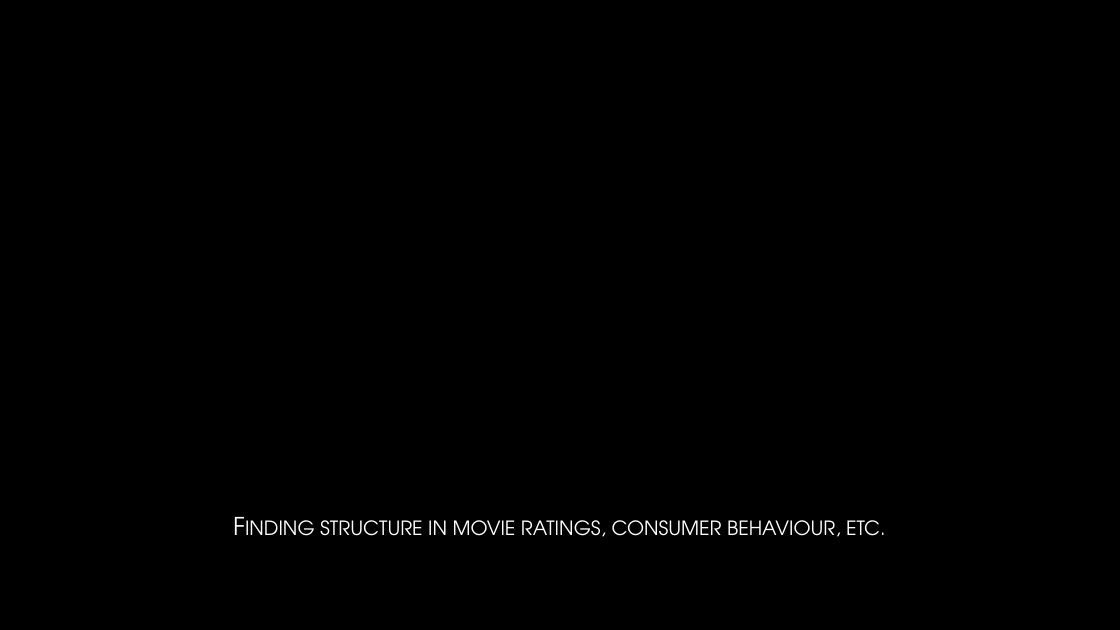
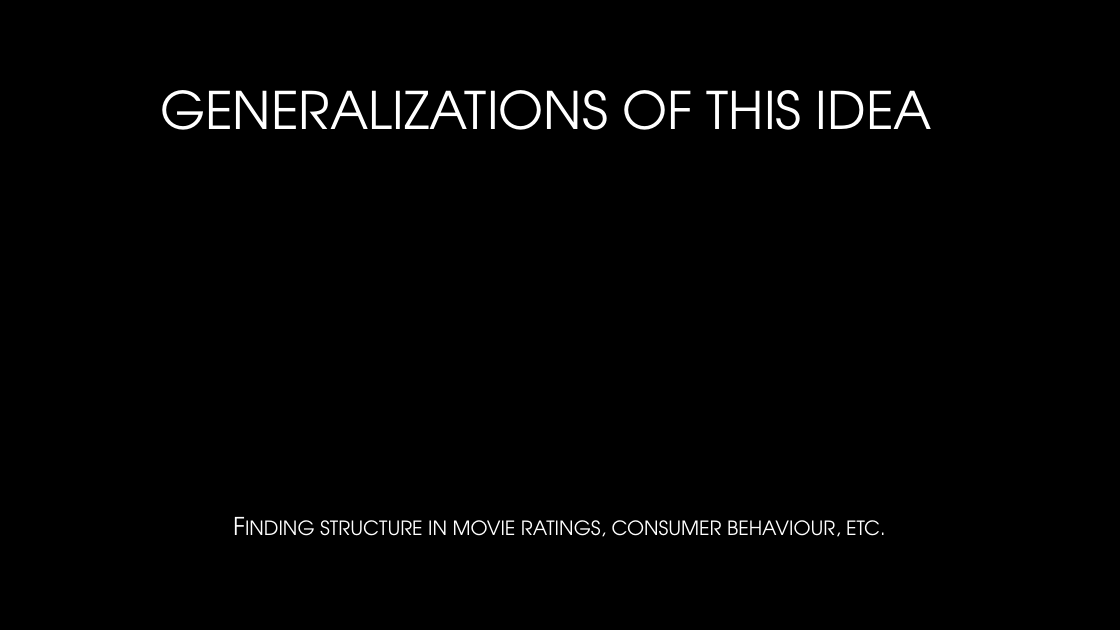
Before and after one commit to neelsoumya/visualization_lecture, a slide deck: slide 9 of Presentation_intro.pptx. Drawn at 1120x630 pixels with LibreOffice and Linux fonts; fonts in the diff are those of the drawing; background and template pictures are left out. Boxes give left, top, right and bottom in pixels: in the first picture for what was removed or moved away, otherwise in the second. Text is boxed around its words. In the diff, an @@ line names an element or a change of style, - is before the commit and + after.

```diff
--- a/Presentation_intro.pptx
+++ b/Presentation_intro.pptx
@@ text added at bbox=[160, 90, 932, 130], 44.4 pt, text gradient #FFFFFF to #A6A6A6 @@
+GENERALIZATIONS OF THIS IDEA
```
Also in this commit, not shown: 4 other slides changed, 7 slides added, 8 slides removed.
